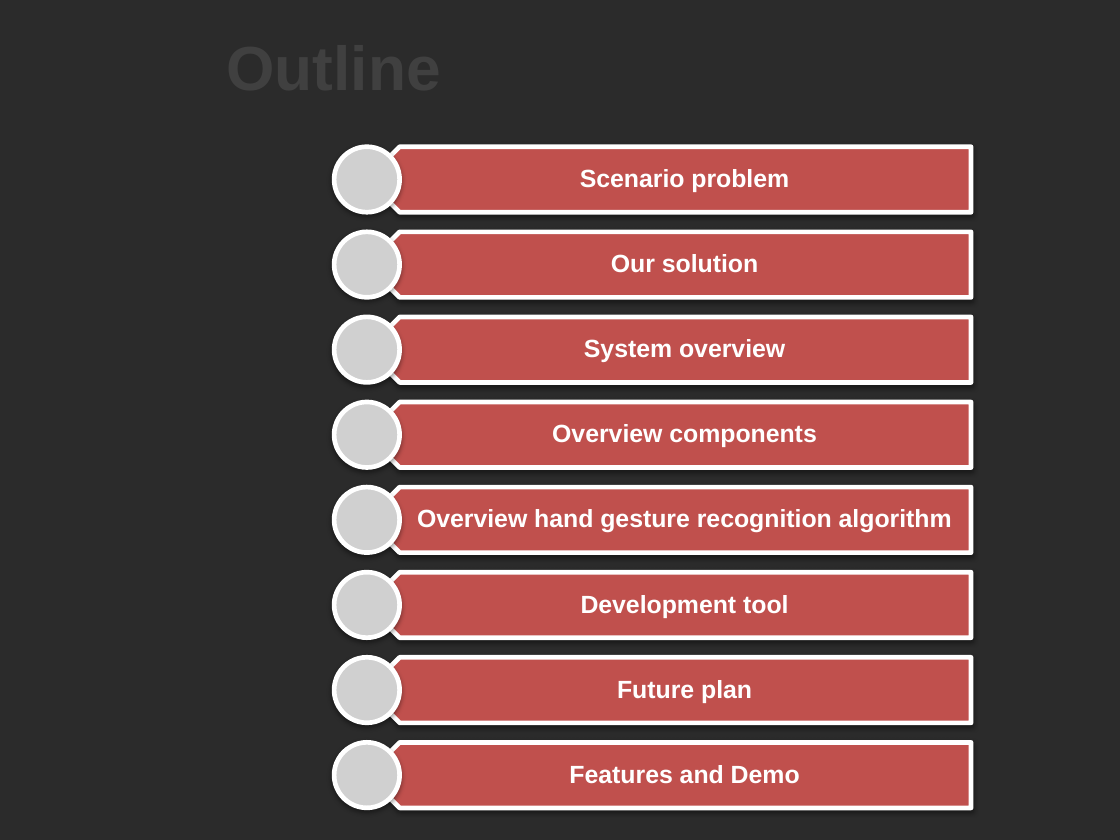
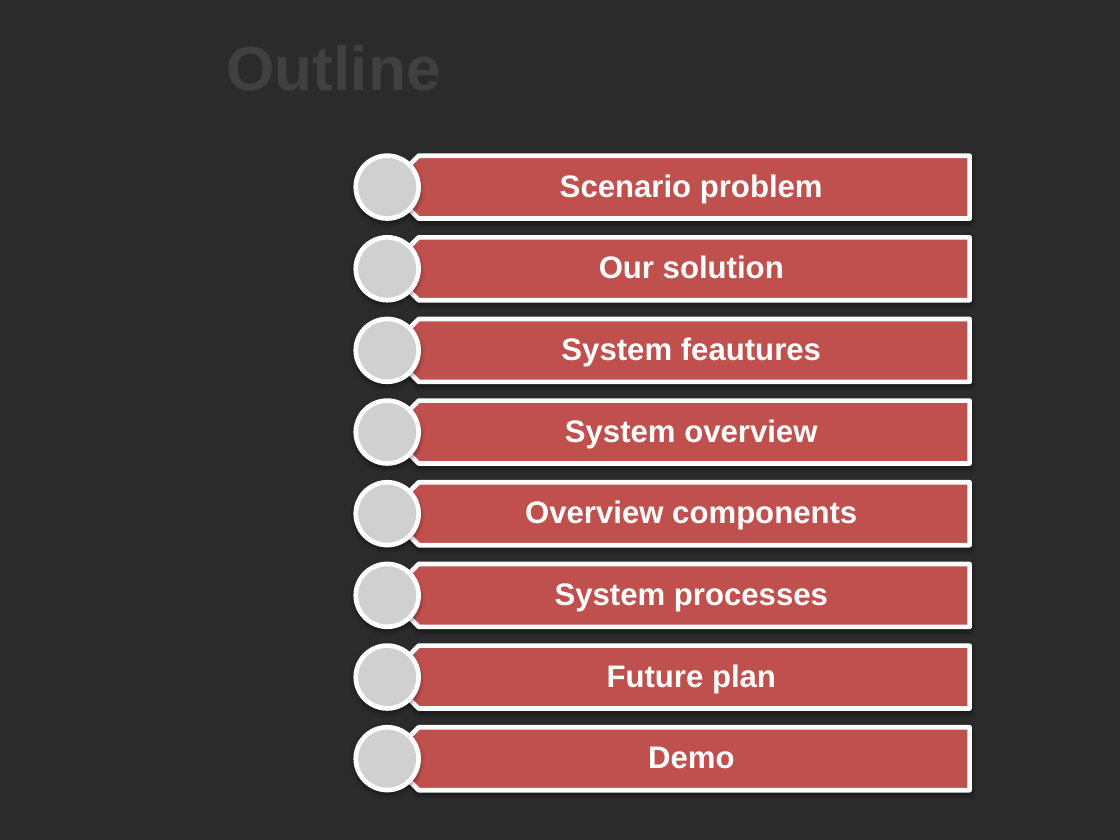
Before and after one commit to nicknguyen071093/CapstoneProject, a slide deck: slide 3 of Thuyettrinh/PPGroup 5.pptx. Drawn at 1120x840 pixels with LibreOffice and Linux fonts; fonts in the diff are those of the drawing; grey boxes stand for pictures; background and template pictures are left out; a plain dark background stands for a picture behind light text. Boxes give left, top, right and bottom in pixels: in the first picture for what was removed or moved away, otherwise in the second. Text is boxed around its words. In the diff, an @@ line names an element or a change of style, - is before the commit and + after.

```diff
--- a/Thuyettrinh/PPGroup 5.pptx
+++ b/Thuyettrinh/PPGroup 5.pptx
@@ picture: place and size @@
-picture at box(334, 147, 400, 213)
+picture at box(356, 156, 419, 218)
@@ pentagon arrow: place and size @@
-pentagon arrow at box(367, 147, 971, 213)
+pentagon arrow at box(388, 156, 970, 218)
@@ text "Scenario problem": place and size @@
-text "Scenario problem" at box(580, 169, 789, 192)
+text "Scenario problem" at box(560, 174, 823, 203)
@@ pentagon arrow: place and size @@
-pentagon arrow at box(367, 232, 971, 298)
+pentagon arrow at box(388, 237, 970, 300)
@@ text "Our solution": place and size @@
-text "Our solution" at box(611, 254, 758, 273)
+text "Our solution" at box(599, 255, 784, 279)
@@ picture: place and size @@
-picture at box(334, 317, 400, 383)
+picture at box(356, 319, 419, 382)
@@ pentagon arrow: place and size @@
-pentagon arrow at box(367, 317, 971, 383)
+pentagon arrow at box(388, 319, 970, 382)
@@ picture: place and size @@
-picture at box(334, 402, 400, 468)
+picture at box(356, 401, 419, 464)
@@ pentagon arrow: place and size @@
-pentagon arrow at box(367, 402, 971, 468)
+pentagon arrow at box(388, 401, 970, 464)
@@ size 16 to 20 pt; more space between paragraphs in 5 elements at box(599, 255, 784, 279), box(560, 174, 823, 203), box(607, 664, 776, 693), box(525, 500, 857, 530), box(565, 419, 817, 448) @@
@@ text "System overview": place and size @@
-text "System overview" at box(584, 339, 785, 362)
+text "System overview" at box(565, 419, 817, 448)
@@ picture: place and size @@
-picture at box(334, 487, 400, 553)
+picture at box(356, 483, 419, 545)
@@ pentagon arrow: place and size @@
-pentagon arrow at box(367, 487, 971, 553)
+pentagon arrow at box(388, 483, 970, 545)
@@ text "Overview components": place and size @@
-text "Overview components" at box(552, 424, 816, 447)
+text "Overview components" at box(525, 500, 857, 530)
@@ pentagon arrow: place and size @@
-pentagon arrow at box(367, 572, 971, 638)
+pentagon arrow at box(388, 564, 970, 627)
@@ pentagon arrow: place and size @@
-pentagon arrow at box(367, 657, 971, 724)
+pentagon arrow at box(388, 645, 970, 708)
@@ text "Future plan": place and size @@
-text "Future plan" at box(617, 680, 752, 703)
+text "Future plan" at box(607, 664, 776, 693)
@@ group removed at box(334, 232, 952, 809): 4 pictures, 2 texts @@
-Overview hand gesture recognition algorithm
-Development tool
@@ group added at box(356, 237, 828, 790): 4 pictures, 2 texts @@
+System feautures
+System processes
@@ pentagon arrow: place and size @@
-pentagon arrow at box(367, 743, 971, 809)
+pentagon arrow at box(388, 727, 970, 790)
@@ text at box(648, 746, 734, 769): text changed; size 16 to 20 pt @@
-Features and Demo
+Demo
```
Also in this commit, not shown: 9 other slides changed, 12 slides added, 9 slides removed.
